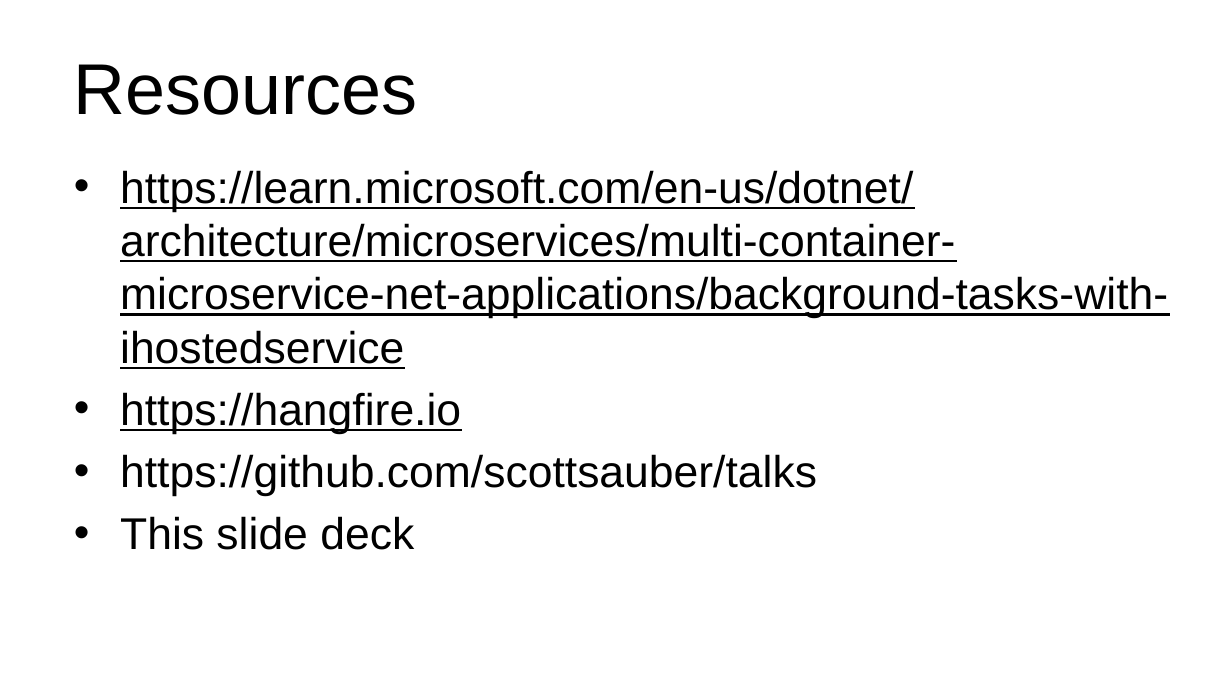
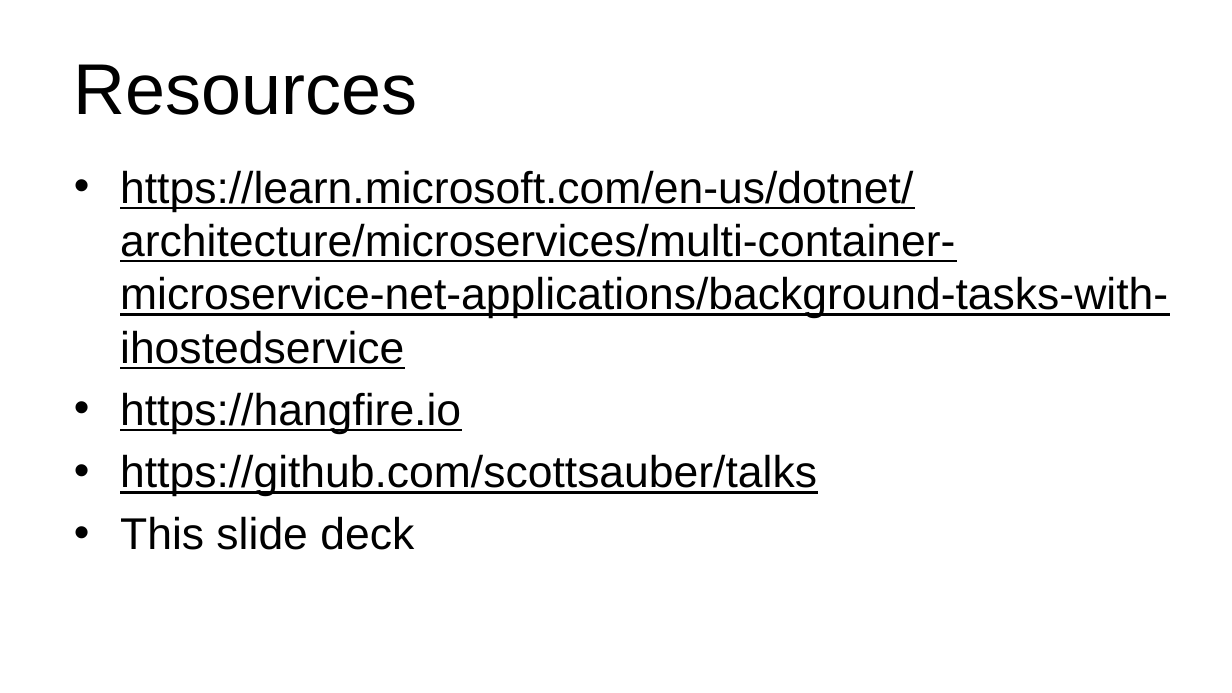
Before and after one commit to scottsauber/talks, a slide deck: slide 40 of 2024-11-21-VSLiveOrlando-BackgroundOnBackgroundTasks/Background-On-Background-Tasks-In-DotNet9.pptx (slide 41 before the commit). Drawn at 1232x693 pixels with LibreOffice and Linux fonts; fonts in the diff are those of the drawing; background and template pictures are left out. Boxes give left, top, right and bottom in pixels: in the first picture for what was removed or moved away, otherwise in the second. Text is boxed around its words. In the diff, an @@ line names an element or a change of style, - is before the commit and + after.

```diff
--- a/2024-11-21-VSLiveOrlando-BackgroundOnBackgroundTasks/Background-On-Background-Tasks-In-DotNet9.pptx
+++ b/2024-11-21-VSLiveOrlando-BackgroundOnBackgroundTasks/Background-On-Background-Tasks-In-DotNet9.pptx
@@ text at bbox=[120, 454, 817, 496]: underline on in "https://github.com/scottsauber/talks" @@
```
Also in this commit, not shown: 1 other slide changed, 1 slide added, 2 slides removed.
